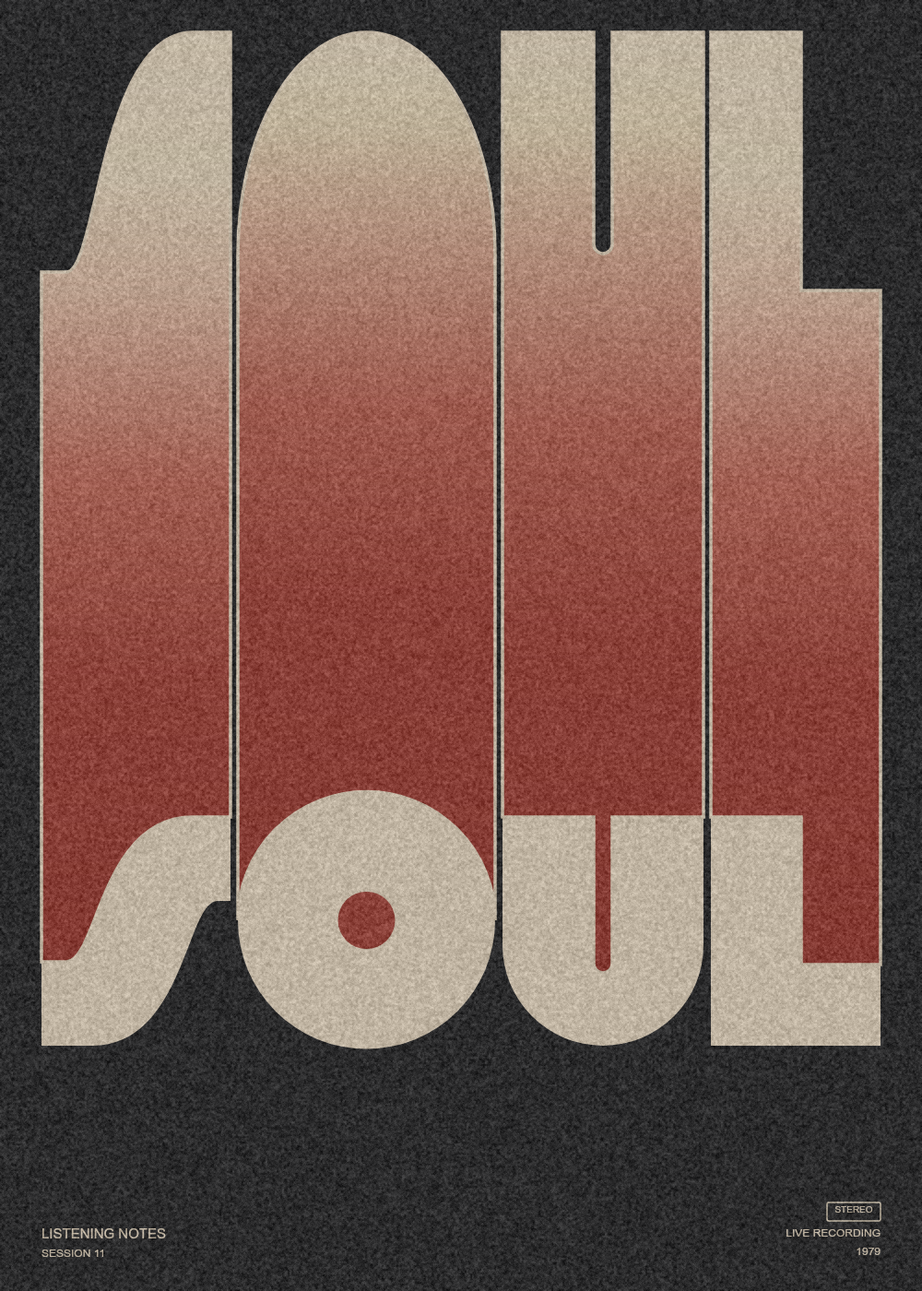
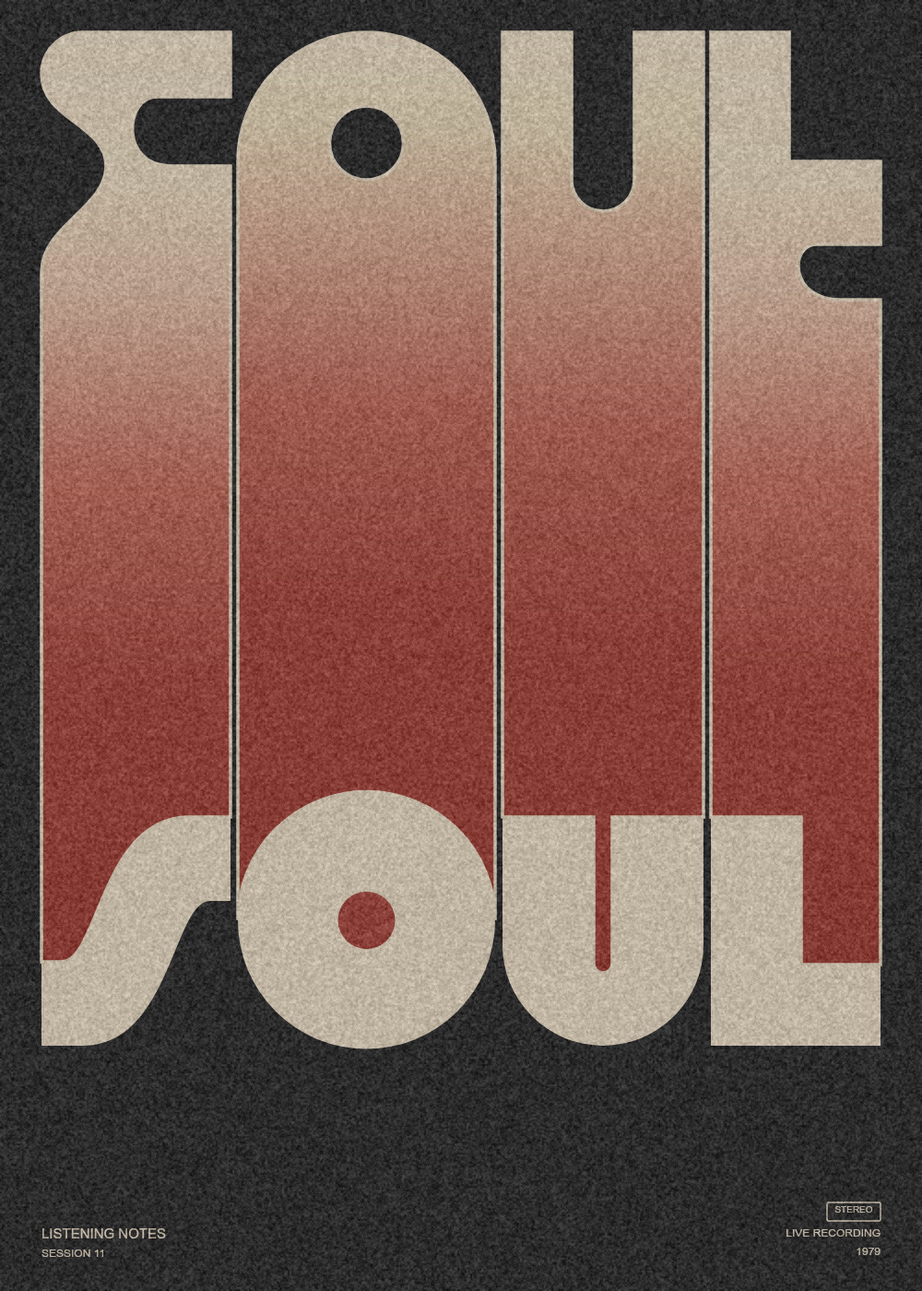
Layered file, before and after one edit (922px x 1291px). Changes by layer:
renamed "letterS" to "Letter S", painted on it over [61, 817, 218, 1047]
renamed "col4Pillar" to "Col 4 Pillar", painted on it over [788, 32, 881, 302]
renamed "col3Pillar" to "Col 3 Pillar", painted on it over [570, 32, 637, 256]
removed layer "col2Pillar" over [238, 32, 496, 252]
added layer "Dot O Top" above "Col 2 Pillar" over [330, 106, 405, 180]
added layer "Col 2 Pillar" above "Col 1 Pillar" over [238, 32, 496, 252]
renamed "col1Pillar" to "Col 1 Pillar", painted on it over [41, 32, 231, 963]
